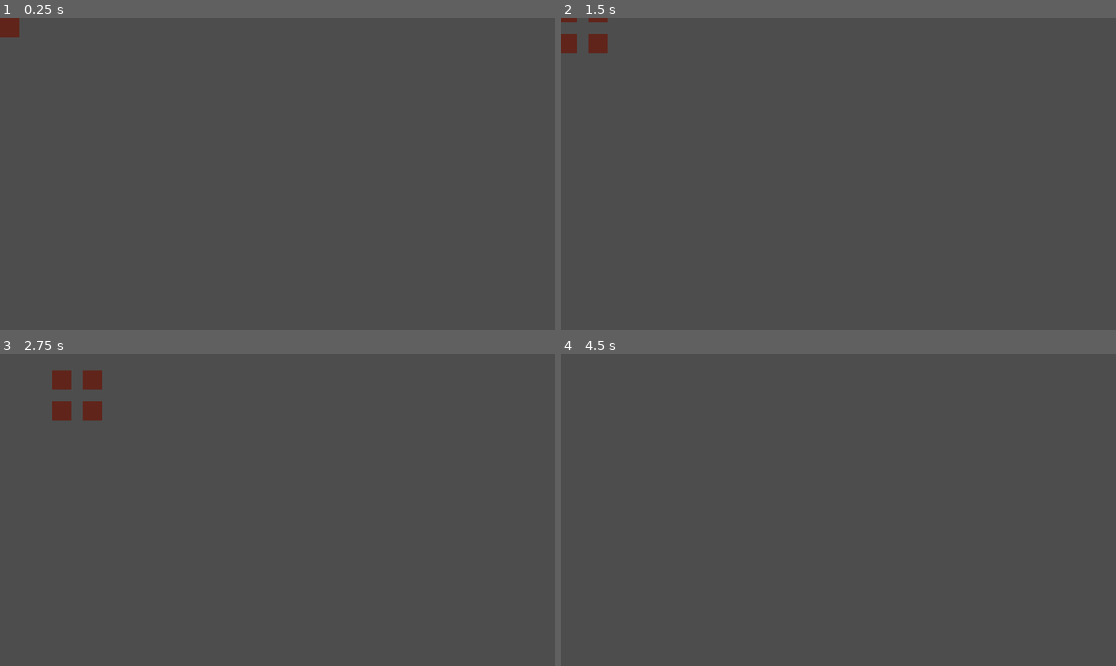
Above: before the commit, frames 1-4 (two rows, left to right).
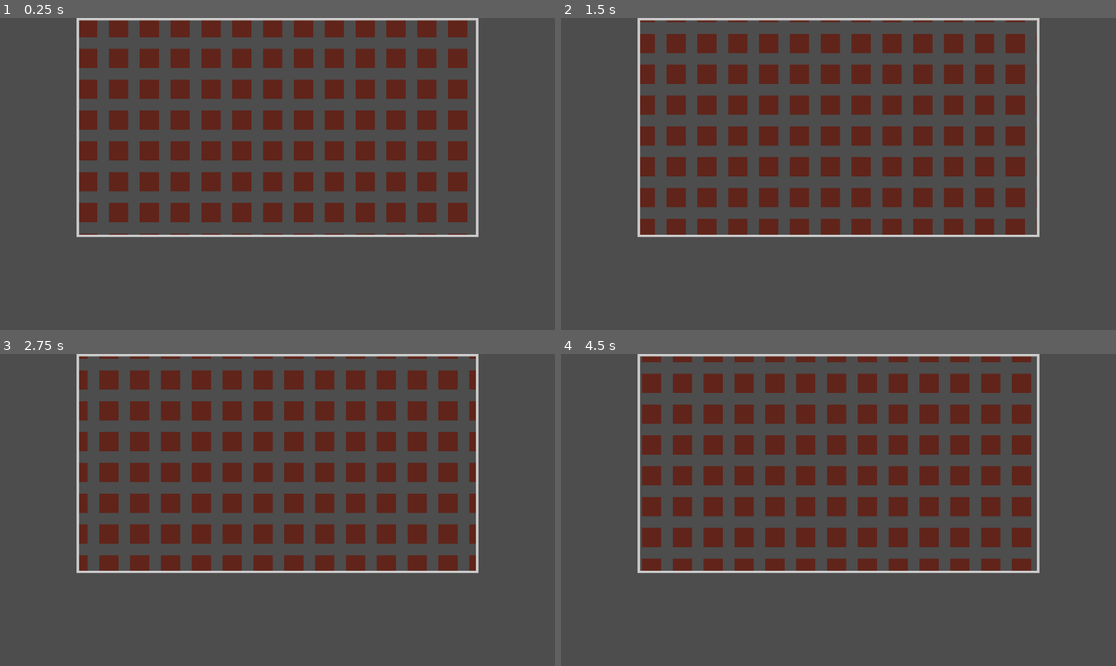
Above: after the commit, the same moments.

Repository: generallyy/bananagrams
Game: Godot game, scene res://scenes/PlayerBoard.tscn
The game is run twice, just before and just after one commit, with the same random seed, the same clock (stepped at 60 frames per second) and the same inputs. This scene is started directly instead of the project's main scene.
Inputs (mouse positions are in pixels of both pictures, inside the frame that each line leads up to):
- Up to frame 1 (0.25 s): no input
- Up to frame 2 (1.5 s): tap Enter at 0.5 s; move the mouse to (960, 158) at 0.52 s; click (960, 158) at 0.67 s; tap Space at 1.25 s; drag from (727, 189) to (810, 236) at 1.27 s
- Up to frame 3 (2.75 s): tap Enter at 2 s; move the mouse to (333, 441) at 2.02 s; click (333, 441) at 2.17 s
- Up to frame 4 (4.5 s): tap Space at 2.75, 4.25 s; drag from (810, 572) to (672, 463) at 2.77 s; tap Enter at 3.5 s; move the mouse to (1005, 556) at 3.52 s; click (1005, 556) at 3.67 s; drag from (672, 463) to (755, 432) at 4.27 s

The runs differ from the first frame. In frame 1, 21% of the frame differs, in the area x 0-87%, y 0-71%; in frame 2, 21%; in frame 3, 21%; in frame 4, 21%.
Error before the commit: Attempt to call function 'add_tile' in base 'null instance' on a null instance. (res://scripts/PlayerBoard.gd:23)
Error after the commit: Attempt to call function 'add_tile' in base 'null instance' on a null instance. (res://scripts/PlayerBoard.gd:25)

Commit message:
viewport drag n drop!
fixed some bugs, layering issues, drag and drop works now

Diff:
--- a/scenes/PlayerBoard.tscn
+++ b/scenes/PlayerBoard.tscn
@@ -1,15 +1,50 @@
-[gd_scene load_steps=3 format=3 uid="uid://erjjtd0lijub"]
+[gd_scene load_steps=5 format=3 uid="uid://erjjtd0lijub"]
 
 [ext_resource type="Script" path="res://scripts/PlayerBoard.gd" id="1_pjiff"]
 [ext_resource type="PackedScene" uid="uid://ctdxwxyed58yt" path="res://scenes/Cell.tscn" id="2_jjymn"]
+[ext_resource type="Script" path="res://scripts/DropOverlay.gd" id="3_dpof5"]
+
+[sub_resource type="StyleBoxFlat" id="StyleBoxFlat_1u6sc"]
+bg_color = Color(0.6, 0.596078, 0.592157, 0)
+border_width_left = 5
+border_width_top = 5
+border_width_right = 5
+border_width_bottom = 5
 
 [node name="PlayerBoard" type="Node2D"]
 z_index = -1
 script = ExtResource("1_pjiff")
 cell_scene = ExtResource("2_jjymn")
 
-[node name="ZoomContainer" type="Node2D" parent="."]
+[node name="SubViewportContainer" type="SubViewportContainer" parent="."]
+offset_left = 162.0
+offset_right = 991.0
+offset_bottom = 453.0
 
-[node name="BoardLayer" type="Node2D" parent="ZoomContainer"]
+[node name="SubViewport" type="SubViewport" parent="SubViewportContainer"]
+handle_input_locally = false
+size = Vector2i(400, 400)
+render_target_update_mode = 4
 
-[node name="GridCells" type="Node2D" parent="ZoomContainer/BoardLayer"]
+[node name="ZoomContainer" type="Node2D" parent="SubViewportContainer/SubViewport"]
+
+[node name="BoardLayer" type="Node2D" parent="SubViewportContainer/SubViewport/ZoomContainer"]
+
+[node name="GridCells" type="Node2D" parent="SubViewportContainer/SubViewport/ZoomContainer/BoardLayer"]
+
+[node name="PanelContainer" type="PanelContainer" parent="."]
+anchors_preset = 8
+anchor_left = 0.5
+anchor_top = 0.5
+anchor_right = 0.5
+anchor_bottom = 0.5
+offset_left = 159.0
+offset_right = 993.0
+offset_bottom = 455.0
+grow_horizontal = 2
+grow_vertical = 2
+theme_override_styles/panel = SubResource("StyleBoxFlat_1u6sc")
+
+[node name="DropOverlay" type="Control" parent="PanelContainer"]
+layout_mode = 2
+script = ExtResource("3_dpof5")
--- /dev/null
+++ b/scripts/DropOverlay.gd
@@ -0,0 +1,48 @@
+extends Control
+
+@onready var board := get_parent().get_parent()  # Reference to PlayerBoard (adjust if needed)
+
+var is_dragging_tile = false
+
+func _ready():
+	set_mouse_filter(MOUSE_FILTER_PASS)
+	print("DropOverlay mouse filter:", mouse_filter)  # Should say "PASS"
+
+
+func _can_drop_data(_pos: Vector2, data: Variant) -> bool:
+	print("🟢 drop target activated!")
+	#return data.has("letter") and data.has("source")
+	# allows dropoveraly to receive events during a drag operation.
+	set_mouse_filter(MOUSE_FILTER_STOP)
+	if data.has("letter") and data.has("source"):
+		print("you can drop!")
+		return true
+	return false
+
+func _drop_data(_pos: Vector2, data: Variant) -> void:
+	print("🔵 dropped tile:", data)
+
+	if not board.is_multiplayer_authority():
+		return
+
+	var tile: Control = data["source"]
+	var local_pos = board.to_local(get_global_mouse_position())
+	var tile_snapped = (local_pos / board.cell_size).floor() * board.cell_size
+	var board_index = Vector2i(tile_snapped / board.cell_size)
+
+	# Move tile to board
+	tile.reparent(board)
+	tile.global_position = board.to_global(tile_snapped)
+	tile.modulate = Color(1, 1, 1, 1)
+
+	# Update board state
+	board.board_state[board_index] = tile.letter
+
+	# Remove from TileRack
+	board.tile_rack.remove_tile(tile)
+
+	# Let mouse events pass through again
+	set_mouse_filter(MOUSE_FILTER_PASS)
+#func _gui_input(event):
+	#if event is InputEventMouse:
+		#board._input(event)
--- a/scripts/PlayerBoard.gd
+++ b/scripts/PlayerBoard.gd
@@ -4,20 +4,22 @@
 var board_state := {}  # Dictionary with Vector2i -> letter
 
 var zoom_level := 1.0
-var grid_size := 1  # visible range
+var grid_size := 15  # visible range
 var cell_size := 64  # pixel size
 
 var is_dragging := false
 var drag_start_mouse := Vector2.ZERO
 var drag_start_offset := Vector2.ZERO
 
-@onready var grid_root := $ZoomContainer/BoardLayer/GridCells
-@onready var zoom_node := $ZoomContainer
+@onready var grid_root := $SubViewportContainer/SubViewport/ZoomContainer/BoardLayer/GridCells
+@onready var zoom_node := $SubViewportContainer/SubViewport/ZoomContainer
+@onready var viewport = $SubViewportContainer/SubViewport
 @onready var tile_rack: Control = get_parent().get_node("TileRack")
 
 func _ready():
 	print("player board owned by: %s | Am I authority? %s" % [get_multiplayer_authority(), is_multiplayer_authority()])
 	draw_visible_grid(Vector2i(0, 0), grid_size)
+	viewport.size = $SubViewportContainer.size
 
 	# THIS IS VERY TEMPORARY OKAY
 	tile_rack.add_tile("A")
@@ -67,7 +69,10 @@
 		# --- START/STOP DRAGGING ---
 		if event.button_index == MOUSE_BUTTON_LEFT:
 			if event.pressed:
+				print("click")
+				print($PanelContainer/DropOverlay.mouse_filter)
 				if is_clicking_tile():
+					print("clicking tile")
 					return
 				is_dragging = true
 				drag_start_mouse = event.position
--- a/scripts/Tile.gd
+++ b/scripts/Tile.gd
@@ -20,7 +20,10 @@
 
 
 
+
 func _get_drag_data(_at_position: Vector2) -> Variant:
+	print("🟡 drag started on tile:", letter)
+
 	Input.mouse_mode = Input.MOUSE_MODE_HIDDEN
 
 
@@ -46,9 +49,9 @@
 		"source": self
 	}
 
-func _can_drop_data(_at_position, _data):
-	# this removes the "no no" icon... or is supposed to.
-	return false  # not a drop target
+#func _can_drop_data(_at_position, _data):
+	## this removes the "no no" icon... or is supposed to.
+	#return false  # not a drop target
 
 
 func _gui_input(event):
--- a/scripts/TileRack.gd
+++ b/scripts/TileRack.gd
@@ -1,9 +1,11 @@
+#tilerack
 extends Control
 
 @onready var tile_container: HBoxContainer = $PanelContainer/HBoxContainer
 
 func _ready():
 	print("TileRack owned by: %s | Am I authority? %s" % [get_multiplayer_authority(), is_multiplayer_authority()])
+
 
 func add_tile(letter: String):
 	var tile = preload("res://scenes/Tile.tscn").instantiate()
